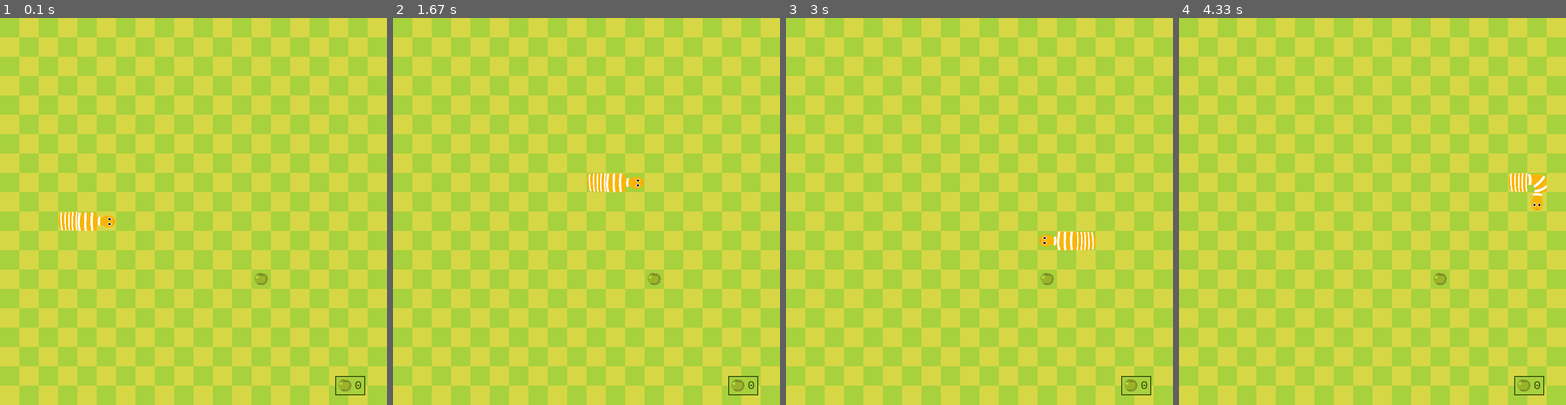
Above: before the commit, frames 1-4 (left to right).
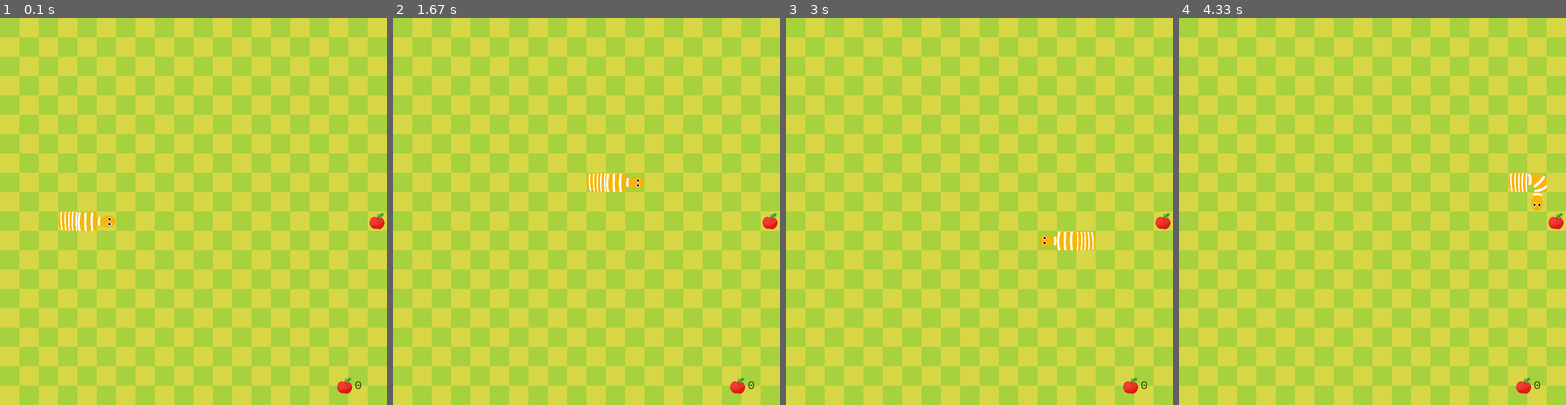
Above: after the commit, the same moments.

Repository: novenopatch/pygame-test
Game: pygame game, started from src/Snake/main.py
Two runs of this game, one before a commit and one after it. Both use one fixed random seed, a clock stepped at 60 frames per second and the inputs below.
Inputs:
- Up to frame 1 (0.1 s): no input
- Up to frame 2 (1.67 s): hold Right 0.33-0.8 s; hold Up 0.83-1.13 s; hold Right 1.17-1.63 s
- Up to frame 3 (3 s): hold Down 2.23-2.53 s; hold Left 2.57-2.97 s
- Up to frame 4 (4.33 s): hold Up 3-3.37 s; hold Right 3.4-4.03 s; hold Down from 4.07 s (still down)

The runs differ from the first frame. In frame 1, 0.5% of the frame differs, in the area x 65-100%, y 50-98%; in frame 2, 0.5%; in frame 3, 0.5%; in frame 4, 0.5%.

Commit message:
resolve
fruit apparition bug

Diff:
--- a/src/Snake/Fruit.py
+++ b/src/Snake/Fruit.py
@@ -1,24 +1,24 @@
-import pygame, random
+import random,pygame
 
 
 class Fruit(pygame.sprite.Sprite):
-    def __init__(self, cellNumber, cellSize):
+    def __init__(self,cellNumber,cellSize):
         super().__init__()
+        self.cellSize = cellSize
         self.cellNumber = cellNumber
-        self.cellSize = cellSize
-        self.image = pygame.image.load('assets/image/fruit1.png').convert_alpha()
-        self.image = pygame.transform.scale(self.image, (int(self.cellSize), int(self.cellSize)))
+        self.image = pygame.image.load(f'assets/image/fruit{random.randint(1, 2)}.png').convert_alpha()
+        self.image = pygame.transform.scale(self.image, (int(cellSize), int(cellSize)))
         self.randomize()
 
+
     def randomize(self):
-        self.x = random.randint(0, self.cellSize - 1)
-        self.y = random.randint(0, self.cellSize - 1)
+        self.x = random.randint(0, self.cellNumber - 1)
+        self.y = random.randint(0, self.cellNumber - 1)
         self.pos = pygame.math.Vector2(self.x, self.y)
-        print(f"self.x: {self.x},self.y: {self.y},self.pos: {self.pos}")
 
-    def drawFruit(self, screen):
+    def drawFruit(self,screen):
         # create rectable
-        fruitRect = pygame.Rect(int(self.pos.x * self.cellSize), int(self.pos.y * self.cellSize), self.cellSize,self.cellSize)
+        fruitRect = pygame.Rect(int(self.pos.x * self.cellSize), int(self.pos.y * self.cellSize), self.cellSize, self.cellSize)
         screen.blit(self.image, fruitRect)
         # {random.randint(1,2)}
         # pygame.draw.rect(screen,(126,166,114),fruitRect)
--- a/src/Snake/Game.py
+++ b/src/Snake/Game.py
@@ -1,16 +1,16 @@
-import pygame
+import sys
+from Sounds import SoundManager
 from Snake import Snake
 from Fruit import Fruit
-from Sounds import SoundManager
+import pygame
 class Game:
     def __init__(self,cellNumber,cellSize):
         self.cellNumber = cellNumber
         self.cellSize = cellSize
         self.snake = Snake(self.cellSize)
         self.fruit = Fruit(self.cellNumber,self.cellSize)
+        self.gameFont = pygame.font.SysFont("monospace", 25)
         self.soundManager = SoundManager()
-        self.gameFont = pygame.font.SysFont("monospace", 25)
-
 
     def update(self):
         self.snake.moveSnake()
@@ -19,18 +19,16 @@
 
     def drawElements(self,screen):
         self.drawGrass(screen)
+        self.drawScore(screen)
+        self.snake.drawSnake(screen)
         self.fruit.drawFruit(screen)
-        self.snake.drawSnake(screen)
-        self.drawScore(screen)
 
     def checkCollision(self):
         if self.fruit.pos == self.snake.body[0]:
-            self.soundManager.play('eat')
             self.fruit.randomize()
             self.snake.adBlock()
-        for block in self.snake.body[1:]:
-            if block == self.fruit.pos:
-                self.fruit.randomize()
+            self.soundManager.play('eat')
+
     def checkFail(self):
         if not 0 <= self.snake.body[0].x < self.cellNumber or not 0 <= self.snake.body[0].y < self.cellNumber:
             self.gameOver()
@@ -39,15 +37,15 @@
                 self.gameOver()
 
     def gameOver(self):
+        self.snake.reset()
 
-        self.snake.reset()
     def drawGrass(self,screen):
         grassColor = (167,209,61)
         for row in range(self.cellNumber):
             if row % 2 ==0:
                 for col in range(self.cellNumber):
                     if col % 2 == 0 :
-                        grassRect = pygame.Rect(col * self.cellSize,row *self.cellSize,self.cellSize,self.cellSize)
+                        grassRect = pygame.Rect(col * self.cellSize,row * self.cellSize,self.cellSize,self.cellSize)
                         pygame.draw.rect(screen,grassColor,grassRect)
             else:
                 for col in range(self.cellNumber):
@@ -56,14 +54,12 @@
                         pygame.draw.rect(screen,grassColor,grassRect)
     def drawScore(self,screen):
         scoreText = str(len(self.snake.body) -3)
-        scoreSurface = self.gameFont.render(scoreText,True,(56,74,12))
+        scoreSurface = self.gameFont .render(scoreText,True,(56,74,12))
         scoreX = int(self.cellSize * self.cellNumber - 60)
         scoreY = int(self.cellSize * self.cellNumber - 40)
-        scoreRect = scoreSurface.get_rect(center= (scoreX,scoreY))
+        scoreRect = scoreSurface.get_rect(center = (scoreX,scoreY))
         fruitRect = self.fruit.image.get_rect(midright=(scoreRect.left,scoreRect.centery))
-        bgRect = pygame.Rect(fruitRect.left,fruitRect.top,fruitRect.width + scoreRect.width +7,fruitRect.height)
+        bgRect = pygame.Rect(fruitRect.left,fruitRect.top,fruitRect.width + scoreRect.width,fruitRect.height)
 
-        pygame.draw.rect(screen,(167,209,61),bgRect)
         screen.blit(scoreSurface, scoreRect)
         screen.blit(self.fruit.image,fruitRect)
-        pygame.draw.rect(screen,(56,74,12),bgRect,2)
--- a/src/Snake/Snake.py
+++ b/src/Snake/Snake.py
@@ -1,54 +1,55 @@
-import pygame
+import  pygame
 
-
-class Snake(pygame.sprite.Sprite):
+class Snake:
     def __init__(self,cellSize):
-        super().__init__()
-        self.cellSize = cellSize
         self.UP = "up"
         self.DOWN = "down"
         self.RIGHT = "right"
         self.LEFT = "left"
-        self.reset()
+        self.cellSize = cellSize
+        self.body = [pygame.math.Vector2(5, 10), pygame.math.Vector2(4, 10), pygame.math.Vector2(3, 10)]
+        self.direction = pygame.math.Vector2(0, 0)
+
         self.newBlock = False
+
+
         self.headUp = pygame.transform.scale(pygame.image.load('assets/image/head/head_up.png').convert_alpha(),
-                                             (int(cellSize) + 1, int(cellSize) + 1))
+                                             (int(self.cellSize) + 1, int(self.cellSize) + 1))
         self.headDown = pygame.transform.scale(pygame.image.load('assets/image/head/head_down.png').convert_alpha(),
-                                               (int(cellSize), int(cellSize)))
+                                               (int(self.cellSize), int(self.cellSize)))
         self.headRight = pygame.transform.scale(pygame.image.load('assets/image/head/head_right.png').convert_alpha(),
-                                                (int(cellSize), int(cellSize)))
+                                                (int(self.cellSize), int(self.cellSize)))
         self.headLeft = pygame.transform.scale(pygame.image.load('assets/image/head/head_left.png').convert_alpha(),
-                                               (int(cellSize), int(cellSize)))
+                                               (int(self.cellSize), int(self.cellSize)))
 
         self.tailUp = pygame.transform.scale(pygame.image.load("assets/image/tail/tail_up.png").convert_alpha(),
-                                             (int(cellSize), int(cellSize)))
+                                             (int(self.cellSize), int(self.cellSize)))
         self.tailDown = pygame.transform.scale(pygame.image.load("assets/image/tail/tail_down.png").convert_alpha(),
-                                               (int(cellSize), int(cellSize)))
+                                               (int(self.cellSize), int(self.cellSize)))
         self.tailRight = pygame.transform.scale(pygame.image.load("assets/image/tail/tail_right.png").convert_alpha(),
-                                                (int(cellSize), int(cellSize)))
+                                                (int(self.cellSize), int(self.cellSize)))
         self.tailLeft = pygame.transform.scale(pygame.image.load("assets/image/tail/tail_left.png").convert_alpha(),
-                                               (int(cellSize), int(cellSize)))
+                                               (int(self.cellSize), int(self.cellSize)))
 
         self.bodyVertical = pygame.transform.scale(pygame.image.load(
             "assets/image/body/body_vertical.png").convert_alpha(),
-                                                   (int(cellSize), int(cellSize)))
+                                                   (int(self.cellSize), int(self.cellSize)))
         self.bodyHorizontal = pygame.transform.scale(pygame.image.load(
             "assets/image/body/body_horizontal.png").convert_alpha(),
-                                                     (int(cellSize), int(cellSize)))
+                                                     (int(self.cellSize), int(self.cellSize)))
 
         self.bodyTopRight = pygame.transform.scale(pygame.image.load("assets/image/body/body_tr.png").convert_alpha(),
-                                                   (int(cellSize) , int(cellSize)))
+                                                   (int(self.cellSize) , int(self.cellSize)))
         self.bodyTopLeft = pygame.transform.scale(pygame.image.load("assets/image/body/body_tl.png").convert_alpha(),
-                                                  (int(cellSize) , int(cellSize) ))
+                                                  (int(self.cellSize) , int(self.cellSize) ))
         self.bodyDownRight = pygame.transform.scale(pygame.image.load("assets/image/body/body_br.png").convert_alpha(),
-                                                    (int(cellSize), int(cellSize)))
+                                                    (int(self.cellSize), int(self.cellSize)))
         self.bodyDownLeft = pygame.transform.scale(pygame.image.load("assets/image/body/body_bl.png").convert_alpha(),
-                                                   (int(cellSize), int(cellSize)))
+                                                   (int(self.cellSize), int(self.cellSize)))
 
     def drawSnake(self,screen):
         self.updateHeadGraphics()
         self.updateTailGraphics()
-        print(f"body : {self.body}")
         for index, block in enumerate(self.body):
             posX = int(block.x * self.cellSize)
             posY = int(block.y * self.cellSize)
--- a/src/Snake/main.py
+++ b/src/Snake/main.py
@@ -1,15 +1,18 @@
 import sys, pygame, random
-
 from Game import Game
 
-pygame.mixer.pre_init(44100, -16, 2, 512)
+
 pygame.init()
 cellSize = 40
 cellNumber = 20
 screen = pygame.display.set_mode((cellNumber * cellSize, cellNumber * cellSize))
 clock = pygame.time.Clock()
+
+
+
 running = True
 mainGame = Game(cellNumber,cellSize)
+
 SCREEN_UPDATE = pygame.USEREVENT
 pygame.time.set_timer(SCREEN_UPDATE, 150)
 while running:
